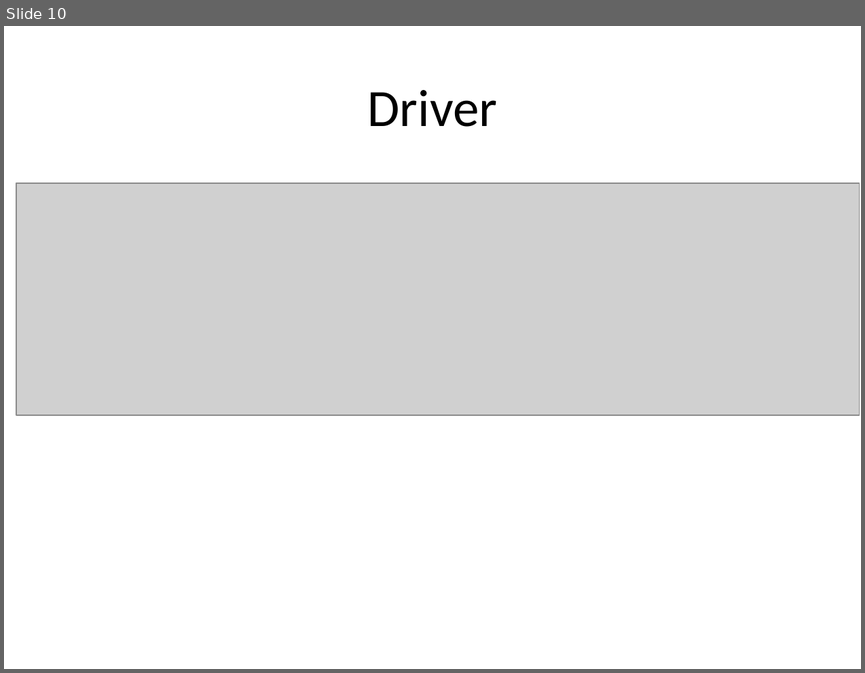
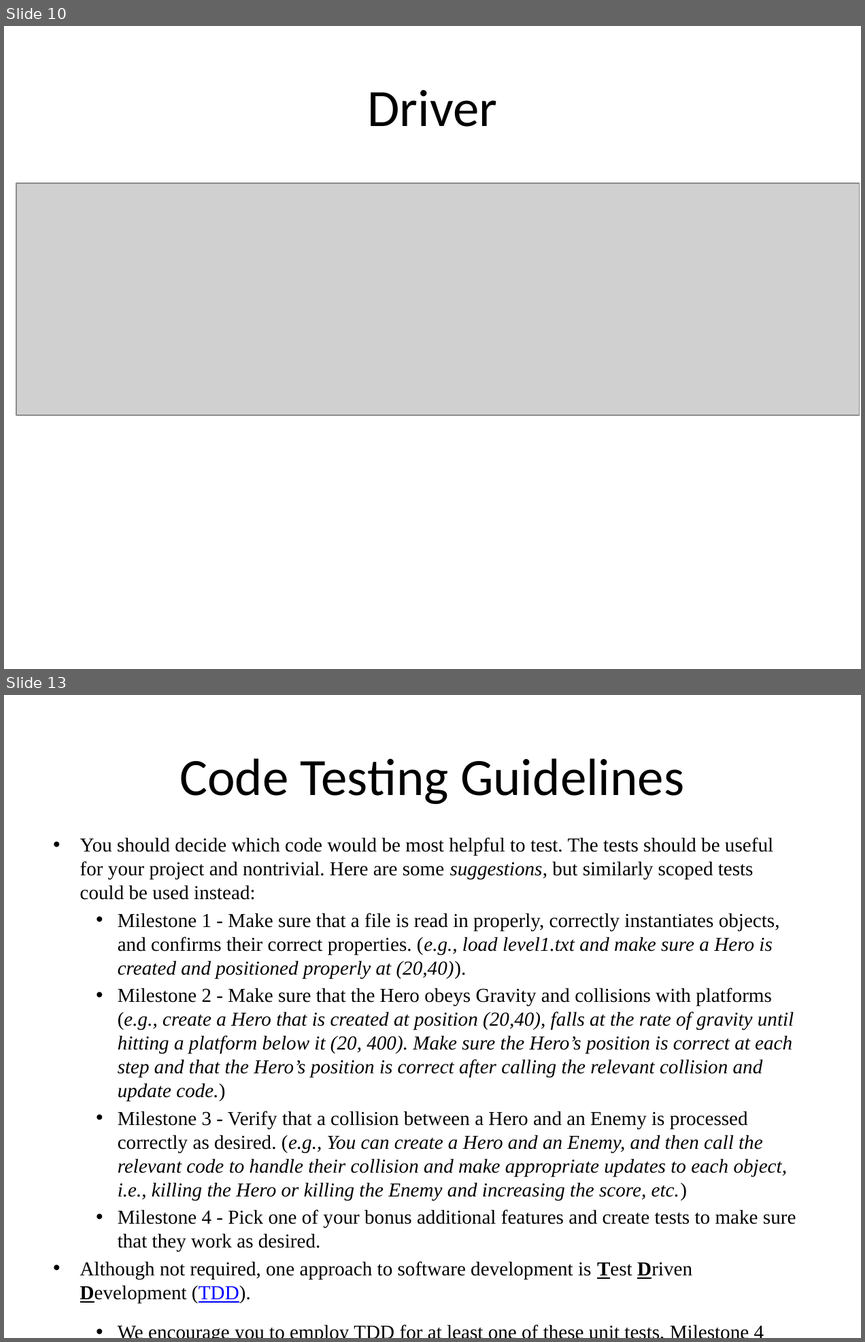
Before and after one commit to RHIT-CSSE/csse220, a slide deck: ClassMaterials/EventBasedGameLoop/Slides/Part3-MilestonesM0andM1.pptx. Shown one above the other, each under a label of ours: slide 10 before the commit, slides 10 and 13 after it; the slides between them are not shown. The pictures are 865x673 and 865x1342 pixels, drawn with LibreOffice and Linux fonts; fonts in the diff are those of the drawing; grey boxes stand for pictures. Boxes give left, top, right and bottom in pixels: in the first picture for what was removed or moved away, otherwise in the second. Text is boxed around its words. In the diff, an @@ line names an element or a change of style, - is before the commit and + after.

Commit message:
updating slides for fourth role and updated project guidelines

```diff
--- a/ClassMaterials/EventBasedGameLoop/Slides/Part3-MilestonesM0andM1.pptx
+++ b/ClassMaterials/EventBasedGameLoop/Slides/Part3-MilestonesM0andM1.pptx
@@ slide 13 added at [4, 695, 861, 1338], background #FFFFFF @@
@@ title added at [179, 758, 684, 804], 44 pt, text #000000 @@
+Code Testing Guidelines
@@ text added at [80, 837, 796, 1302], 16.6 pt, text #000000 @@
+• You should decide which code would be most helpful to test. The tests should be useful for your project and nontrivial. Here are some suggestions, but similarly scoped tests could be used instead:
+  • Milestone 1 - Make sure that a file is read in properly, correctly instantiates objects, and confirms their correct properties. (e.g., load level1.txt and make sure a Hero is created and positioned properly at (20,40)).
+  • Milestone 2 - Make sure that the Hero obeys Gravity and collisions with platforms (e.g., create a Hero that is created at position (20,40), falls at the rate of gravity until hitting a platform below it (20, 400). Make sure the Hero’s position is correct at each step and that the Hero’s position is correct after calling the relevant collision and update code.)
+  • Milestone 3 - Verify that a collision between a Hero and an Enemy is processed correctly as desired. (e.g., You can create a Hero and an Enemy, and then call the relevant code to handle their collision and make appropriate updates to each object, i.e., killing the Hero or killing the Enemy and increasing the score, etc.)
+  • Milestone 4 - Pick one of your bonus additional features and create tests to make sure that they work as desired.
+• Although not required, one approach to software development is Test Driven Development (TDD).
+  • We encourage you to employ TDD for at least one of these unit tests, Milestone 4 might be a good one since you will need to define how things should operate for a special feature.
```
Also in this commit, not shown: 1 slide changed, 2 other slides added, 14 other files.
